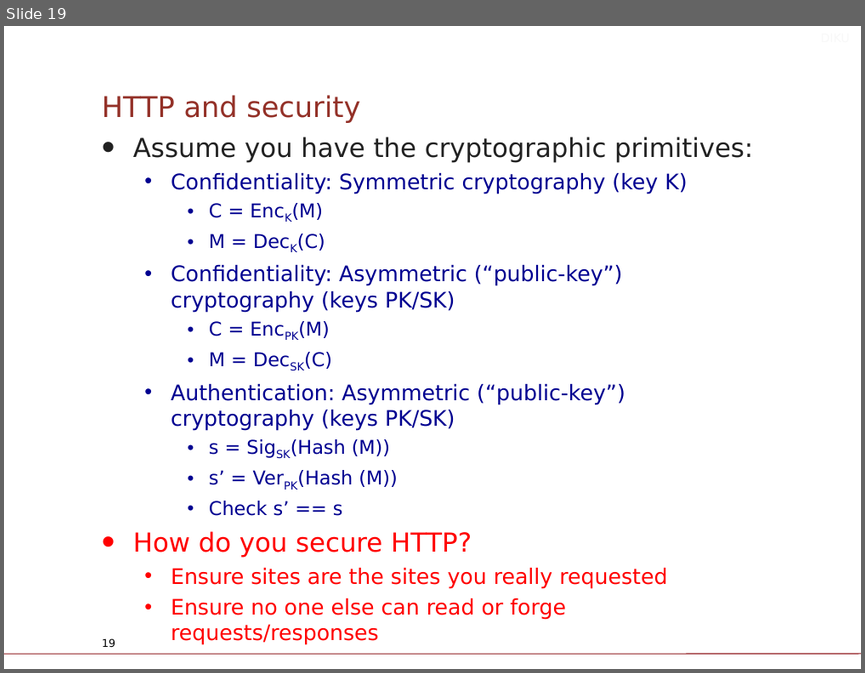
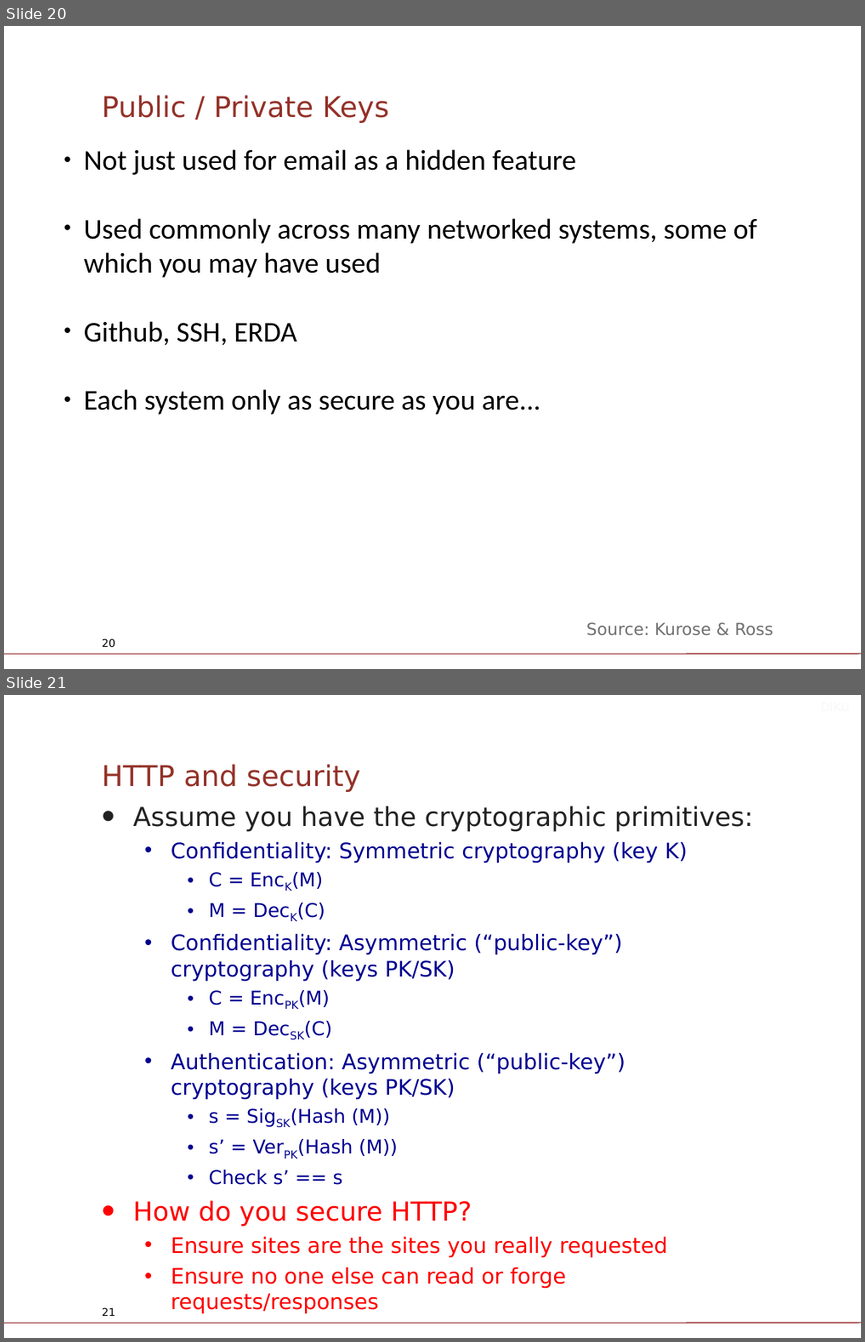
Before and after one commit to Legenden84/compSys-e2022-pub_fork, a slide deck: lectures/221123_security_across_the_network/slides.odp. Shown one above the other, each under a label of ours: slide 19 before the commit, slides 20 and 21 after it. The pictures are 865x673 and 865x1342 pixels, drawn with LibreOffice and Linux fonts; fonts in the diff are those of the drawing; background and template pictures are left out. Boxes give left, top, right and bottom in pixels: in the first picture for what was removed or moved away, otherwise in the second. Text is boxed around its words. In the diff, an @@ line names an element or a change of style, - is before the commit and + after.

```diff
--- a/lectures/221123_security_across_the_network/slides.odp
+++ b/lectures/221123_security_across_the_network/slides.odp
@@ slide 20 added at [4,26,861,669], background #FFFFFF; not listed: 1 template element that a slide beside it also shows @@
@@ text added at [102,95,389,123], 24 pt, text #933027 @@
+Public / Private Keys
@@ text added at [84,149,757,414], 24 pt, text #000000 @@
+● Not just used for email as a hidden feature
+● Used commonly across many networked systems, some of which you may have used
+● Github, SSH, ERDA
+● Each system only as secure as you are...
@@ text added at [586,622,773,635], 14 pt, text #6E6E6E @@
+Source: Kurose & Ross
@@ page number added at [102,638,115,646], 9 pt, text #000000 @@
+20
@@ what was slide 19 is now slide 21 @@
@@ page number at [102,1307,115,1315]: text changed @@
-19
+21
```
Also in this commit, not shown: 3 slides changed, 2 other slides added, 1 other file.
